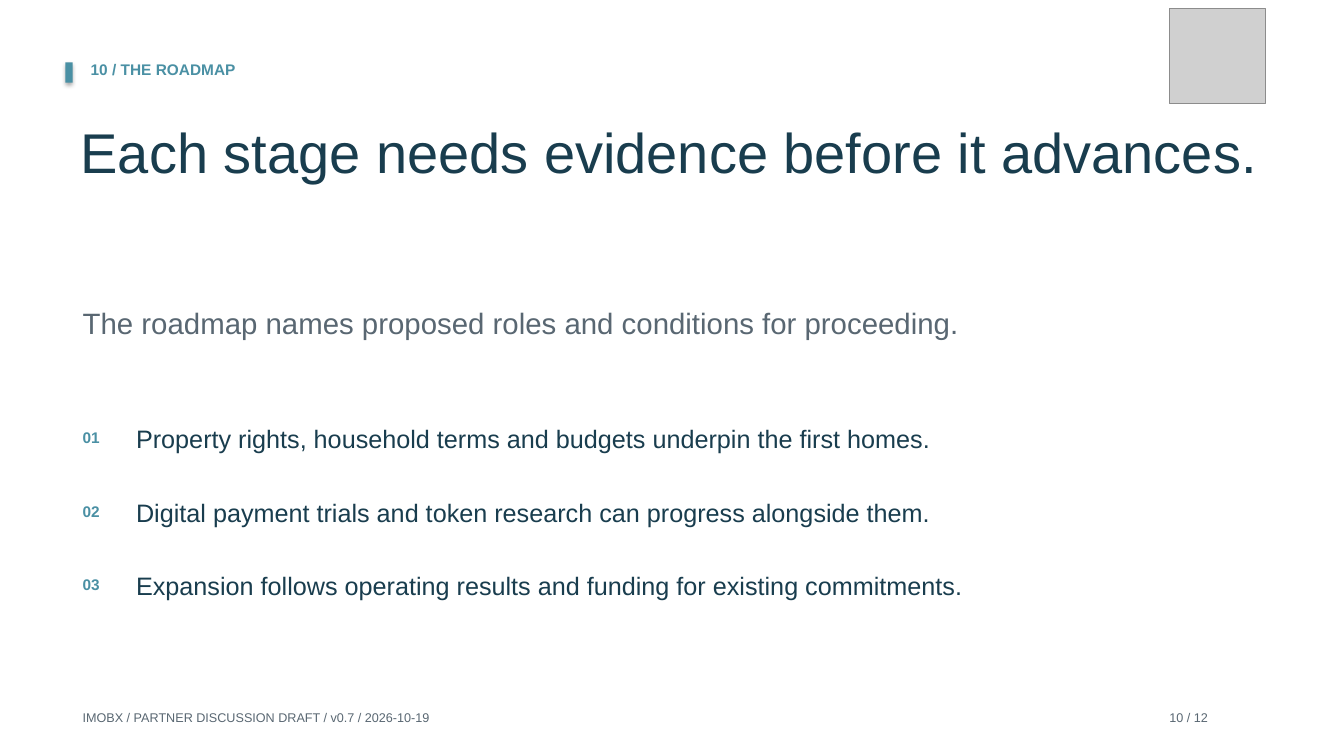
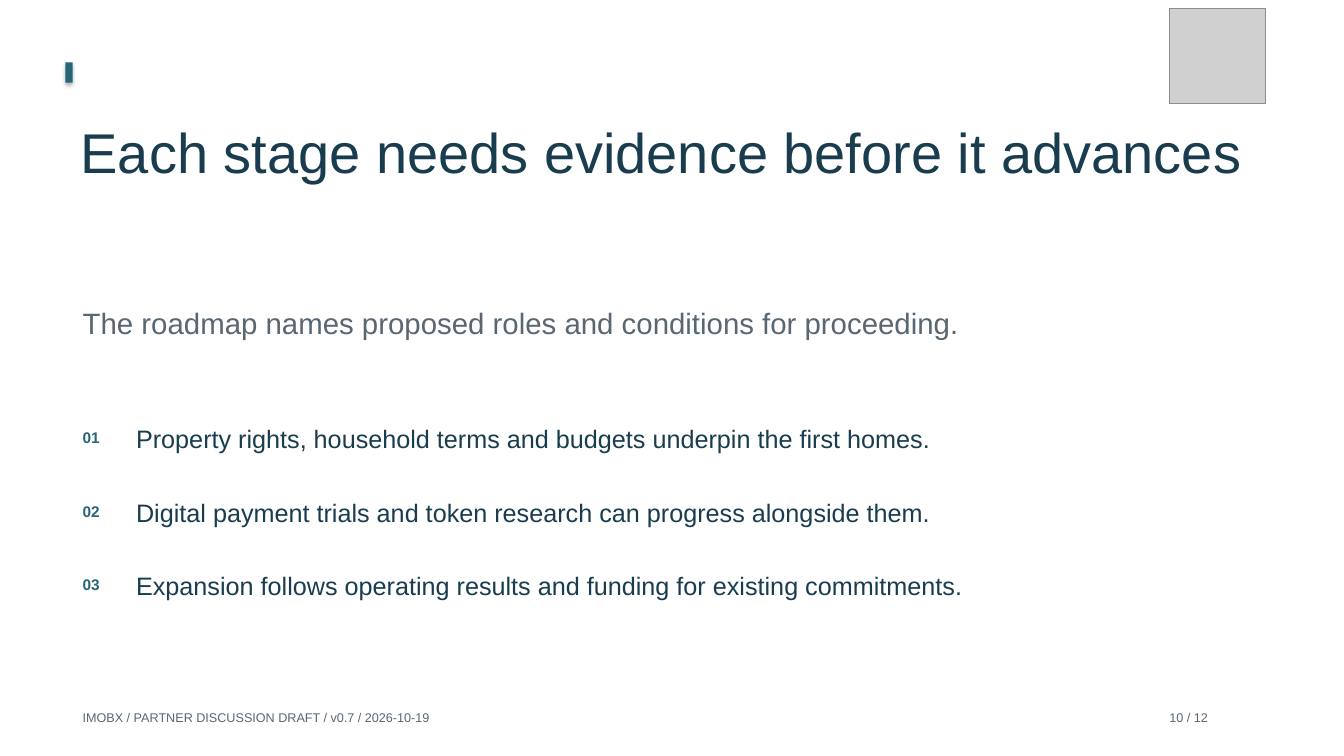
Before and after one commit to Siah-kin/imobx-website, a slide deck: slide 10 of pitchdeck.pptx. Drawn at 1344x756 pixels with LibreOffice and Linux fonts; fonts in the diff are those of the drawing; grey boxes stand for pictures. Boxes give left, top, right and bottom in pixels: in the first picture for what was removed or moved away, otherwise in the second. Text is boxed around its words. In the diff, an @@ line names an element or a change of style, - is before the commit and + after.

```diff
--- a/pitchdeck.pptx
+++ b/pitchdeck.pptx
@@ rectangle at (x1=66, y1=63, x2=73, y2=83): fill #4A90A4 to #276578 @@
@@ text removed at (x1=91, y1=64, x2=236, y2=75) @@
-10 / THE ROADMAP
@@ text at (x1=81, y1=132, x2=1241, y2=183): text changed @@
-Each stage needs evidence before it advances.
+Each stage needs evidence before it advances
@@ text colour #4A90A4 to #276578 in 3 elements at (x1=83, y1=432, x2=100, y2=443), (x1=83, y1=506, x2=100, y2=517), (x1=83, y1=579, x2=100, y2=590) @@
```
Also in this commit, not shown: 11 other slides changed, 38 other files.
